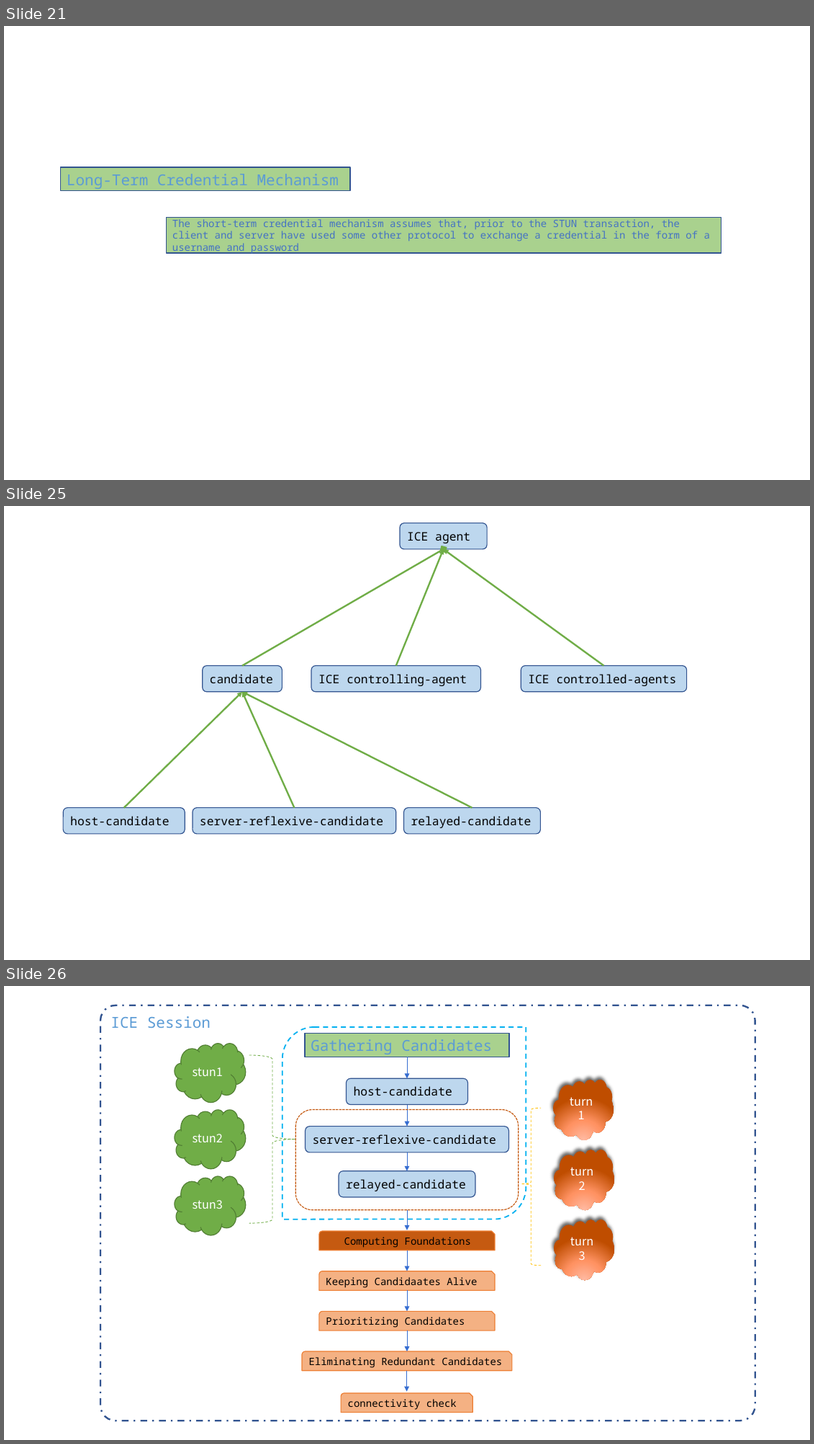
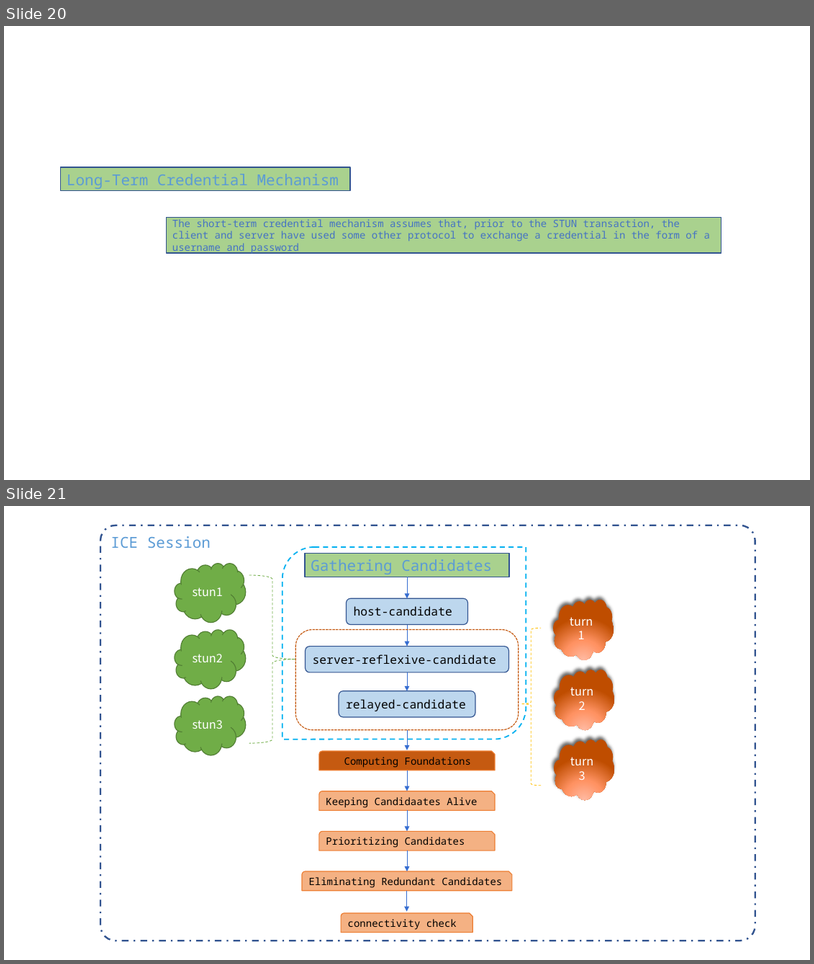
Before and after one commit to httpmail/ice, a slide deck: docs.pptx. Shown one above the other, each under a label of ours: slides 21, 25 and 26 before the commit, slides 20 and 21 after it; the slides between them are not shown. The pictures are 814x1444 and 814x964 pixels, drawn with LibreOffice and Linux fonts; fonts in the diff are those of the drawing. Boxes give left, top, right and bottom in pixels: in the first picture for what was removed or moved away, otherwise in the second. Text is boxed around its words. In the diff, an @@ line names an element or a change of style, - is before the commit and + after.

```diff
--- a/docs.pptx
+++ b/docs.pptx
@@ slide 25 removed at [4, 506, 810, 960], background #FFFFFF @@
@@ rounded rectangle removed at [400, 523, 487, 549] @@
-ICE agent
@@ arrow removed from (242, 666) to (444, 549) @@
@@ arrow removed from (396, 666) to (444, 549) @@
@@ arrow removed from (604, 666) to (444, 549) @@
@@ rounded rectangle removed at [203, 666, 282, 692] @@
-candidate
@@ rounded rectangle removed at [311, 666, 481, 692] @@
-ICE controlling-agent
@@ rounded rectangle removed at [521, 666, 687, 692] @@
-ICE controlled-agents
@@ arrow removed from (124, 807) to (242, 692) @@
@@ arrow removed from (294, 807) to (242, 692) @@
@@ arrow removed from (472, 807) to (242, 692) @@
@@ rounded rectangle removed at [63, 807, 185, 834] @@
-host-candidate
@@ rounded rectangle removed at [193, 807, 396, 834] @@
-server-reflexive-candidate
@@ rounded rectangle removed at [404, 807, 540, 834] @@
-relayed-candidate
@@ what was slide 21 is now slide 20 @@
@@ what was slide 26 is now slide 21 @@
```
Also in this commit, not shown: 2 slides changed, 7 slides added, 5 other slides removed, 34 other files.
